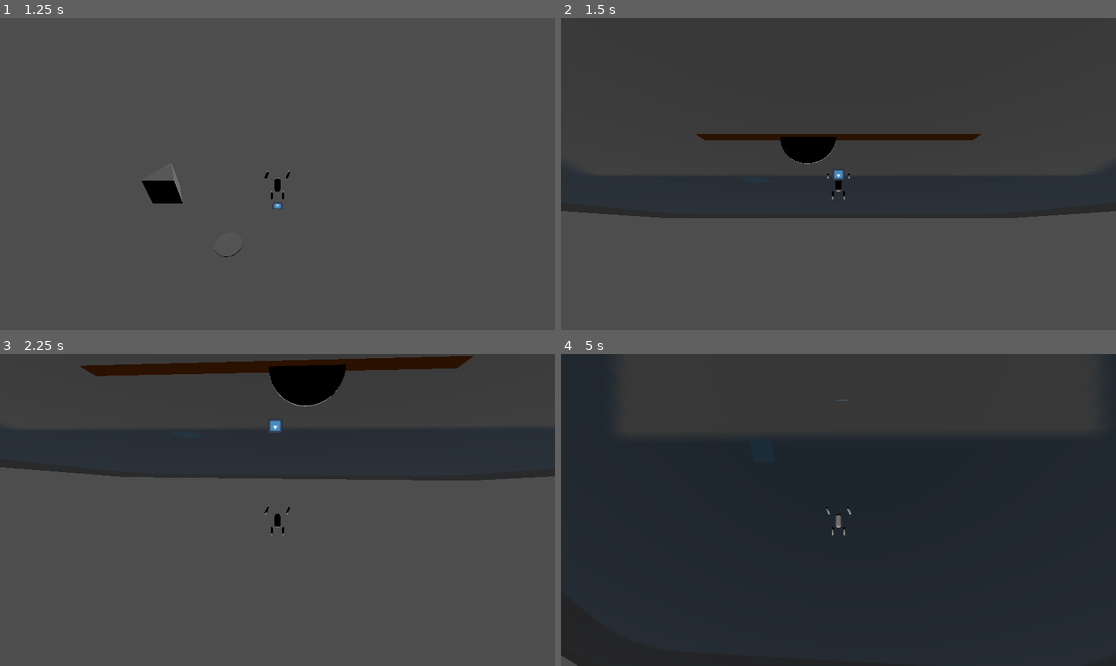
Above: before the commit, frames 1-4 (two rows, left to right).
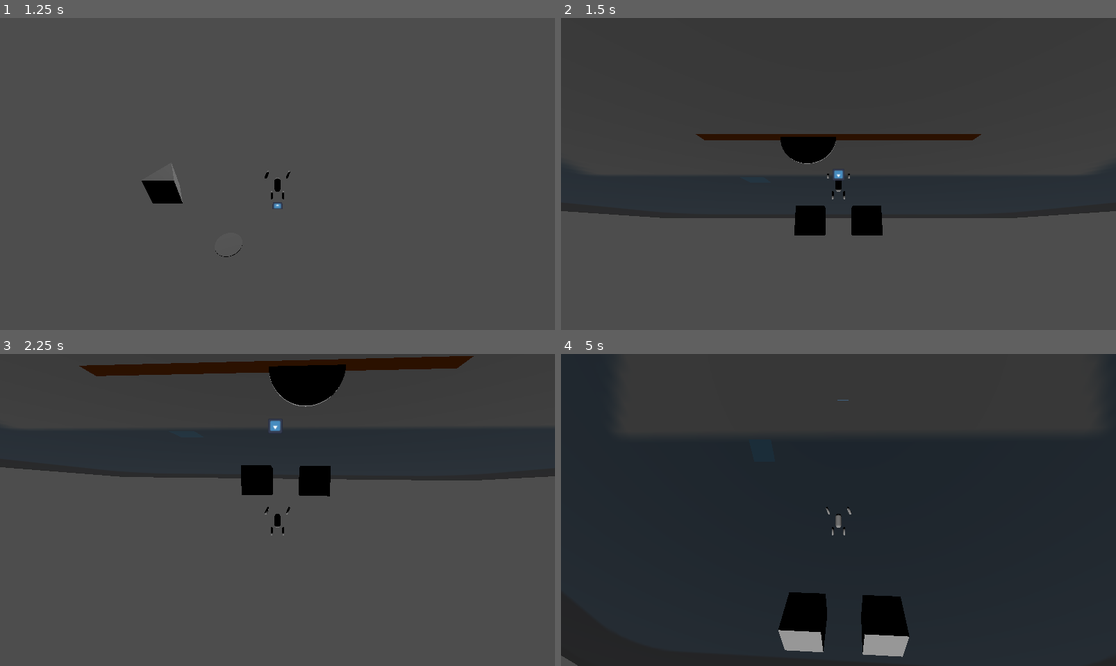
Above: after the commit, the same moments.

Repository: Flying-Hammer754/piratejam16
Game: Godot game, scene res://test_web_export.tscn
Two runs of this game, one before a commit and one after it. Both use one fixed random seed, a clock stepped at 60 frames per second and the inputs below. The engine's default icon, where the game draws it, is replaced by a stand-in: a white triangle on a blue panel in a dark square.
Inputs:
- Up to frame 1 (1.25 s): hold D (player_move_right) from 0.53 s (still down); hold F (player_fall_over) from 0.53 s (still down); tap Space (player_jump) at 0.77 s
- Up to frame 2 (1.5 s): release D (player_move_right) at 1.28 s; release F (player_fall_over) at 1.28 s; hold S (player_move_backwards) from 1.28 s (still down); tap F (player_fall_over) at 1.35 s
- Up to frame 3 (2.25 s): tap Space (player_jump) at 1.52 s; release S (player_move_backwards) at 2.03 s; hold D (player_move_right) from 2.03 s (still down); hold F (player_fall_over) from 2.03 s (still down)
- Up to frame 4 (5 s): release D (player_move_right) at 2.78 s; release F (player_fall_over) at 2.78 s; hold W (player_move_forward) 2.78-3.53 s; tap F (player_fall_over) at 2.85, 4.35 s; tap Space (player_jump) at 3.02, 3.77, 4.52 s; hold F (player_fall_over) 3.53-4.28 s; hold A (player_move_left) from 3.53 s (still down)

Frame 1 is identical in both runs. In frame 2, 1.1% of the frame differs, in the area x 42-58%, y 60-70%; in frame 3, 1.1%; in frame 4, 2.9%, in the area x 39-63%, y 76-98%.

Commit message:
Added obtacle: crushing walls

Diff:
--- /dev/null
+++ b/crushing_walls.gd
@@ -0,0 +1,43 @@
+extends Node3D
+
+@export var close_speed: float = 2
+@export var open_speed: float = 1
+@export var cooldown_seconds: float = 5
+@export var player: Node3D
+
+@onready var left_wall: AnimatableBody3D = $LeftWall
+@onready var left_wall_initial_position: float = left_wall.position.x
+@onready var right_wall: AnimatableBody3D = $RightWall
+@onready var right_wall_initial_position: float = right_wall.position.x
+
+@onready var current_cooldown: float = cooldown_seconds
+var opening: bool = false
+
+# Called when the node enters the scene tree for the first time.
+func _ready() -> void:
+	pass # Replace with function body.
+
+
+# Called every frame. 'delta' is the elapsed time since the previous frame.
+func _process(delta: float) -> void:
+	pass
+
+func _physics_process(delta: float) -> void:
+	current_cooldown -= delta
+	if opening:
+		left_wall.position.x = lerp(left_wall.position.x, left_wall_initial_position, open_speed * delta)
+		right_wall.position.x = lerp(right_wall.position.x, right_wall_initial_position, open_speed * delta)
+		if left_wall.position.x < left_wall_initial_position + 0.05 && right_wall.position.x > right_wall_initial_position - 0.05:
+			left_wall.position.x = left_wall_initial_position
+			right_wall.position.x = right_wall_initial_position
+			current_cooldown = cooldown_seconds
+			opening = false
+	elif current_cooldown < 0:
+		var left_wall_collision = left_wall.move_and_collide(Vector3.RIGHT * close_speed * delta)
+		var right_wall_collision = right_wall.move_and_collide(Vector3.LEFT * close_speed * delta)
+		if left_wall_collision != null:
+			if left_wall_collision.get_collider() == player && right_wall_collision != null && right_wall_collision.get_collider() == player:
+				print("Game Over")
+				player.position = Vector3.UP
+			elif left_wall_collision.get_collider() == right_wall:
+				opening = true
--- /dev/null
+++ b/crushing_walls.tscn
@@ -0,0 +1,32 @@
+[gd_scene load_steps=6 format=3 uid="uid://ibibahmavray"]
+
+[ext_resource type="Script" path="res://crushing_walls.gd" id="1_xeep3"]
+
+[sub_resource type="BoxShape3D" id="BoxShape3D_pcjv4"]
+
+[sub_resource type="BoxMesh" id="BoxMesh_3ce0f"]
+
+[sub_resource type="BoxShape3D" id="BoxShape3D_w83f1"]
+
+[sub_resource type="BoxMesh" id="BoxMesh_4tn1s"]
+
+[node name="CrushingWalls" type="Node3D"]
+script = ExtResource("1_xeep3")
+
+[node name="LeftWall" type="AnimatableBody3D" parent="."]
+transform = Transform3D(1, 0, 0, 0, 1, 0, 0, 0, 1, -1, 0.5, 0)
+
+[node name="CollisionShape3D" type="CollisionShape3D" parent="LeftWall"]
+shape = SubResource("BoxShape3D_pcjv4")
+
+[node name="MeshInstance3D" type="MeshInstance3D" parent="LeftWall"]
+mesh = SubResource("BoxMesh_3ce0f")
+
+[node name="RightWall" type="AnimatableBody3D" parent="."]
+transform = Transform3D(1, 0, 0, 0, 1, 0, 0, 0, 1, 1, 0.5, 0)
+
+[node name="CollisionShape3D" type="CollisionShape3D" parent="RightWall"]
+shape = SubResource("BoxShape3D_w83f1")
+
+[node name="MeshInstance3D" type="MeshInstance3D" parent="RightWall"]
+mesh = SubResource("BoxMesh_4tn1s")
--- a/test_web_export.tscn
+++ b/test_web_export.tscn
@@ -1,9 +1,10 @@
-[gd_scene load_steps=9 format=3 uid="uid://cif3h1xr723vl"]
+[gd_scene load_steps=10 format=3 uid="uid://cif3h1xr723vl"]
 
 [ext_resource type="Texture2D" uid="uid://ltrhgornomel" path="res://icon.svg" id="1_yuen3"]
 [ext_resource type="PackedScene" uid="uid://cs6wcsjpx2h8k" path="res://player_vehicle.tscn" id="2_yf4kf"]
 [ext_resource type="PackedScene" uid="uid://cvdg2mh5h262f" path="res://line_sawblade.tscn" id="3_ca5sd"]
 [ext_resource type="PackedScene" uid="uid://b0gbs6o7uxe7p" path="res://ramp.tscn" id="4_jb6yt"]
+[ext_resource type="PackedScene" uid="uid://ibibahmavray" path="res://crushing_walls.tscn" id="5_243ot"]
 
 [sub_resource type="BoxShape3D" id="BoxShape3D_j3hnp"]
 size = Vector3(100, 1, 100)
@@ -57,3 +58,9 @@
 transform = Transform3D(3, 0, 0, 0, 3, 0, 0, 0, 3, -11, -0.9, 5)
 ramp_lift_speed = 5.0
 player = NodePath("../VehicleBody3D")
+
+[node name="CrushingWalls" parent="." node_paths=PackedStringArray("player") instance=ExtResource("5_243ot")]
+transform = Transform3D(8, 0, 0, 0, 8, 0, 0, 0, 8, 0, -1, 40)
+close_speed = 4.0
+open_speed = 4.0
+player = NodePath("../VehicleBody3D")
